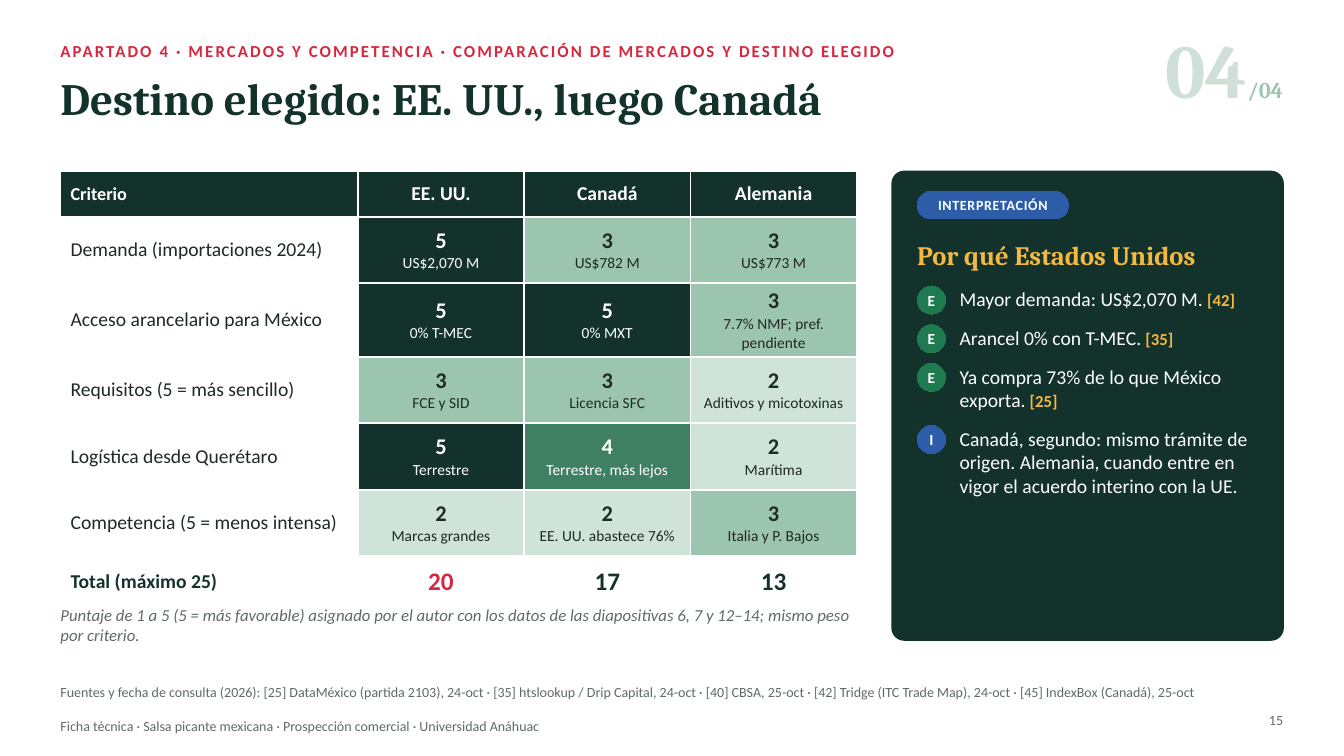
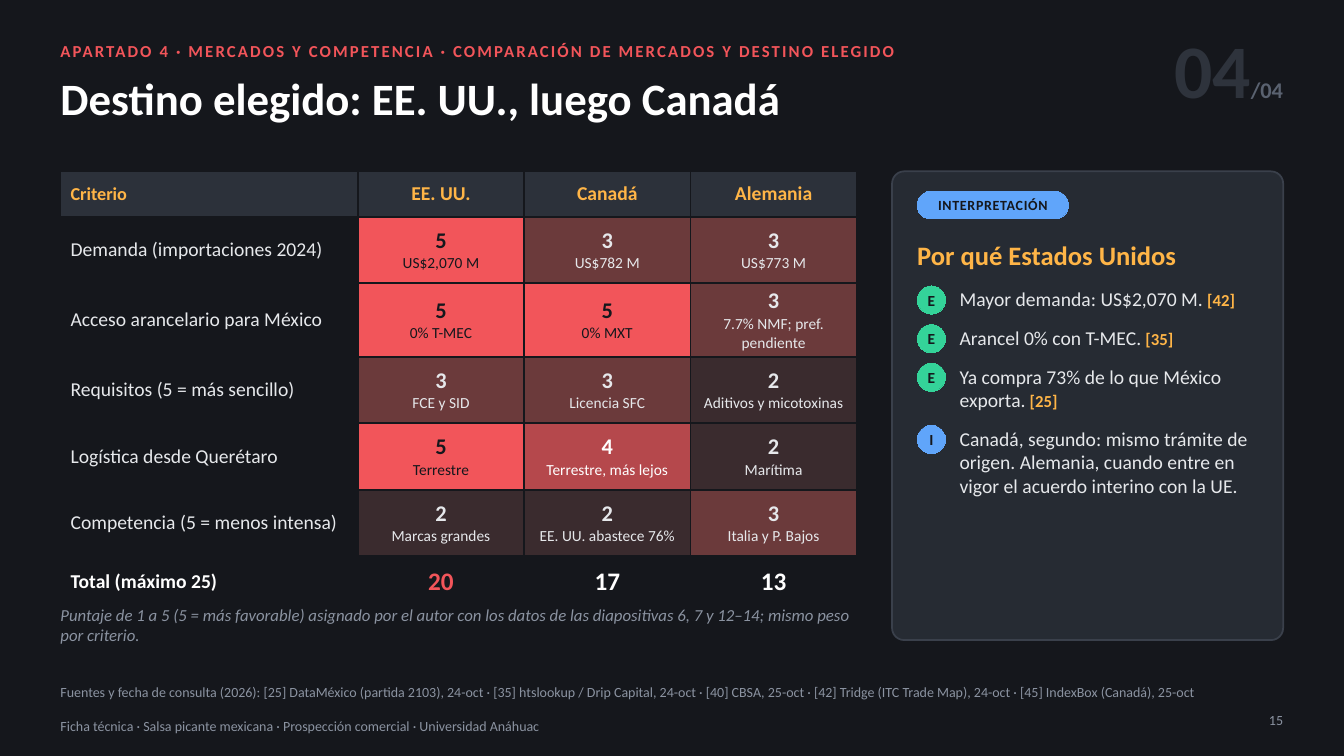
Before and after one commit to psiantonioochoa-design/Arquitectura, a slide deck: slide 15 of comercio-exterior/Ficha técnica · Salsa picante · Viabilidad arancelaria y de mercado.pptx. Drawn at 1344x756 pixels with LibreOffice and Linux fonts; fonts in the diff are those of the drawing. Boxes give left, top, right and bottom in pixels: in the first picture for what was removed or moved away, otherwise in the second. Text is boxed around its words. In the diff, an @@ line names an element or a change of style, - is before the commit and + after.

```diff
--- a/comercio-exterior/Ficha técnica · Salsa picante · Viabilidad arancelaria y de mercado.pptx
+++ b/comercio-exterior/Ficha técnica · Salsa picante · Viabilidad arancelaria y de mercado.pptx
@@ background #FFFFFF to #15171C @@
@@ text "04/04" at [1174, 27, 1283, 119]: font Cambria to Calibri; text colour #CFE0D6 to #2E333C, text colour #9CC5AF to #5A6270 in "04/04" @@
@@ text "APARTADO 4 · MERCADOS Y ..." at [160, 46, 731, 57]: text colour #D7263D to #F2555A @@
@@ title "Destino elegido: EE. UU., luego ..." at [60, 83, 780, 123]: font Cambria to Calibri, text colour #13322B to #FFFFFF @@
@@ table at [60, 171, 857, 595] @@
@@ fill #13322B to #2C313A in row 1 @@
@@ fill #13322B to #F2555A in 4 cells @@
@@ fill #9CC5AF to #6B3A3B in 6 cells @@
@@ fill #CFE3D8 to #3A2B2E in 4 cells @@
@@ fill #3F7F62 to #B5484C in row 5, column 3 @@
@@ text colour #FFFFFF to #FFB547 in "Criterio", "EE. UU.", "Canadá", "Alemania" @@
@@ text colour #1F2A24 to #E6E8EB in "Demanda (importaciones 2024)", "3", "US$782 M", "3" and 21 more places @@
@@ text colour #FFFFFF to #15171C in "5", "US$2,070 M", "5", "0% T-MEC" and 4 more places @@
@@ text colour #13322B to #FFFFFF in "Total (máximo 25)", "17", "13" @@
@@ text colour #D7263D to #F2555A in "20" @@
@@ borders changed @@
@@ rounded rectangle at [892, 171, 1284, 640]: fill #13322B to #262B33; outline #13322B 1 pt to #3A404B 1.25 pt @@
@@ rounded rectangle "INTERPRETACIÓN" at [918, 192, 1069, 219]: text colour #FFFFFF to #15171C; fill #2D5DA8 to #60A5FA; outline #2D5DA8 0.75 pt to #60A5FA 0.75 pt @@
@@ text "Por qué Estados Unidos" at [917, 246, 1176, 269]: font Cambria to Calibri, text colour #F4B942 to #FFB547 @@
@@ text "Mayor demanda: US$2,070 M. [42]" at [960, 292, 1235, 309]: text colour #FFFFFF to #E6E8EB in "Mayor demanda: US$2,070 M."; text colour #F4B942 to #FFB547 in "[42]" @@
@@ text "Arancel 0% con T-MEC. [35]" at [960, 331, 1173, 348]: text colour #FFFFFF to #E6E8EB in "Arancel 0% con T-MEC."; text colour #F4B942 to #FFB547 in "[35]" @@
@@ text colour #FFFFFF to #15171C; fill #1E7B4F to #34D399; outline #1E7B4F 0.75 pt to #34D399 0.75 pt in 3 elements at [918, 286, 946, 315], [918, 325, 946, 353], [918, 363, 946, 391] @@
@@ text "Ya compra 73% de lo ..." at [960, 370, 1221, 410]: text colour #FFFFFF to #E6E8EB in "Ya compra 73% de lo que México ..."; text colour #F4B942 to #FFB547 in "[25]" @@
@@ ellipse "I" at [918, 425, 946, 454]: text colour #FFFFFF to #15171C; fill #2D5DA8 to #60A5FA; outline #2D5DA8 0.75 pt to #60A5FA 0.75 pt @@
@@ text "Canadá, segundo: mismo trámite de ..." at [960, 432, 1247, 497]: text colour #FFFFFF to #E6E8EB @@
@@ text colour #5F6B66 to #8B93A1 in 4 elements at [60, 609, 849, 644], [60, 687, 1194, 700], [1269, 716, 1283, 725], [60, 721, 539, 733] @@
```
Also in this commit, not shown: 23 other slides changed, 1 other file.
